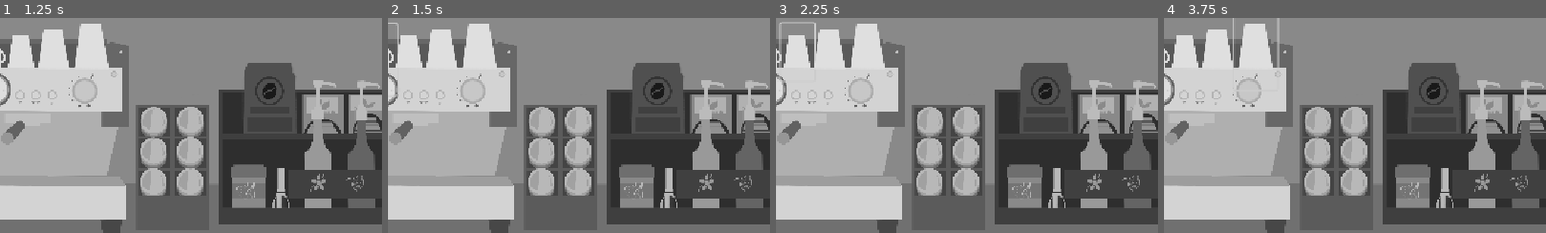
Above: before the commit, frames 1-4 (left to right).
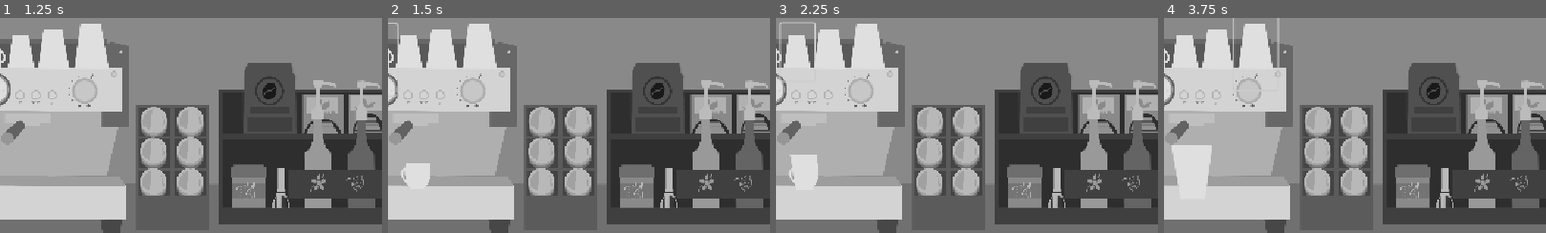
Above: after the commit, the same moments.

Repository: nyan-kaaaat/Mocha-and-Monsters
Game: Godot game, scene res://controller/MainMenu.tscn
Two runs of this game, one before a commit and one after it. Both use one fixed random seed, a clock stepped at 60 frames per second and the inputs below.
Inputs (mouse positions are % of the whole screen's width and height, from its top left):
- Up to frame 1 (1.25 s): click "Start" at 0.5 s
- Up to frame 2 (1.5 s): click (36, 27) at 1.25 s
- Up to frame 3 (2.25 s): click (40, 25) at 2 s
- Up to frame 4 (3.75 s): click (44, 24) at 2.75 s; click (49, 24) at 3.5 s
The pictures show only the part of the screen within x 37-87%, y 17-67%; the shares and areas given below are measured in that part.

Frame 1 is identical in both runs. In frame 2, 0.7% of the frame differs, in the area x 3-11%, y 67-79%; in frame 3, 1.0%; in frame 4, 1.7%, in the area x 2-13%, y 59-79%.

Commit message:
got all cup buttons to instantiate cup objects onto coffee stand and sucessfully transitioned the game into nighttime state using a timer

Diff:
--- /dev/null
+++ b/mocha-and-monsters-game/controller/cup_12_oz.tscn
@@ -0,0 +1,10 @@
+[gd_scene load_steps=2 format=3 uid="uid://cdihk8qdblm4j"]
+
+[ext_resource type="Texture2D" uid="uid://c343dfhclg88u" path="res://assets/coffeecups_mid.png" id="1_23aux"]
+
+[node name="Cup12Oz" type="Node2D"]
+
+[node name="Sprite2D" type="Sprite2D" parent="."]
+rotation = 3.1415927
+scale = Vector2(0.26, 0.263)
+texture = ExtResource("1_23aux")
--- /dev/null
+++ b/mocha-and-monsters-game/controller/cup_16_oz.tscn
@@ -0,0 +1,10 @@
+[gd_scene load_steps=2 format=3 uid="uid://bugltn5wp5yjj"]
+
+[ext_resource type="Texture2D" uid="uid://dgwy6y5vmsxuk" path="res://assets/coffeecups_large.png" id="1_ybv33"]
+
+[node name="Cup16Oz" type="Node2D"]
+
+[node name="Sprite2D" type="Sprite2D" parent="."]
+rotation = 3.1415927
+scale = Vector2(0.26, 0.263)
+texture = ExtResource("1_ybv33")
--- /dev/null
+++ b/mocha-and-monsters-game/controller/cup_20_oz.tscn
@@ -0,0 +1,10 @@
+[gd_scene load_steps=2 format=3 uid="uid://def0ts504hm3"]
+
+[ext_resource type="Texture2D" uid="uid://b3p8qbn41xxdu" path="res://assets/coffeecups_largest.png" id="1_rnxks"]
+
+[node name="Cup20Oz" type="Node2D"]
+
+[node name="Sprite2D" type="Sprite2D" parent="."]
+rotation = 3.1415927
+scale = Vector2(0.26, 0.263)
+texture = ExtResource("1_rnxks")
--- /dev/null
+++ b/mocha-and-monsters-game/controller/cup_8_oz.tscn
@@ -0,0 +1,10 @@
+[gd_scene load_steps=2 format=3 uid="uid://dqn30k8gxhw1"]
+
+[ext_resource type="Texture2D" uid="uid://c07uar85xrw0o" path="res://assets/coffeecups_small.png" id="1_6n27w"]
+
+[node name="Cup12Oz" type="Node2D"]
+
+[node name="Sprite2D" type="Sprite2D" parent="."]
+rotation = 3.1415927
+scale = Vector2(0.26, 0.263)
+texture = ExtResource("1_6n27w")
--- a/mocha-and-monsters-game/controller/game.gd
+++ b/mocha-and-monsters-game/controller/game.gd
@@ -3,9 +3,14 @@
 var order
 
 var cup4oz = preload("res://controller/cup_4_oz.tscn")
+var cup8oz = preload("res://controller/cup_8_oz.tscn")
+var cup12oz = preload("res://controller/cup_12_oz.tscn")
+var cup16oz = preload("res://controller/cup_16_oz.tscn")
+var cup20oz = preload("res://controller/cup_20_oz.tscn")
 
 func _ready() -> void:
 	order = Order.new()
+	$DaytimeTimer.start()
 
 # the buttons on the ingredients shelf node
 func _on_get_ingredient_pressed() -> void:
@@ -48,21 +53,31 @@
 func _on_cup_size_small_pressed() -> void:
 	# create cup object and change this to reflect the new
 	# object later
-	var cup4oz_instance = cup4oz.instantiate()
-	cup4oz_instance.position = Vector2(471.0, 343.0)
-	order.setCup(cup4oz_instance)
+	var cup8oz_instance = cup8oz.instantiate()
+	cup8oz_instance.position = Vector2(471.0, 343.0)
+	add_child(cup8oz_instance)
+	order.setCup(cup8oz_instance)
 
 
 func _on_cup_size_medium_pressed() -> void:
-	print("medium cup pressed")
+	var cup12oz_instance = cup12oz.instantiate()
+	cup12oz_instance.position = Vector2(471.0, 343.0)
+	add_child(cup12oz_instance)
+	order.setCup(cup12oz_instance)
 
 
 func _on_cup_size_large_pressed() -> void:
-	print("large cup pressed")
+	var cup16oz_instance = cup16oz.instantiate()
+	cup16oz_instance.position = Vector2(471.0, 343.0)
+	add_child(cup16oz_instance)
+	order.setCup(cup16oz_instance)
 
 
 func _on_cup_size_largest_pressed() -> void:
-	print("largest cup pressed")
+	var cup20oz_instance = cup20oz.instantiate()
+	cup20oz_instance.position = Vector2(471.0, 343.0)
+	add_child(cup20oz_instance)
+	order.setCup(cup20oz_instance)
 
 
 # UI dopdown buttons
@@ -76,3 +91,8 @@
 
 func _on_right_pressed() -> void:
 	print("right")
+
+# game transitions to night time, allowing player to shop
+# for stuff
+func _on_daytime_timer_timeout() -> void:
+	get_tree().change_scene_to_file("res://controller/night_time.tscn")
--- a/mocha-and-monsters-game/controller/game.tscn
+++ b/mocha-and-monsters-game/controller/game.tscn
@@ -11,8 +11,12 @@
 [ext_resource type="Texture2D" uid="uid://b2q4ccut1hv3g" path="res://assets/coffeebean.png" id="5_a0x3u"]
 [ext_resource type="Texture2D" uid="uid://b3p8qbn41xxdu" path="res://assets/coffeecups_largest.png" id="6_1jx18"]
 [ext_resource type="PackedScene" uid="uid://c7q0j183do25j" path="res://controller/cup_4_oz.tscn" id="8_1uis1"]
+[ext_resource type="PackedScene" uid="uid://dqn30k8gxhw1" path="res://controller/cup_8_oz.tscn" id="9_r5gwg"]
+[ext_resource type="PackedScene" uid="uid://cdihk8qdblm4j" path="res://controller/cup_12_oz.tscn" id="10_jgv1u"]
 [ext_resource type="Texture2D" uid="uid://bjrx0ds23n86o" path="res://assets/m&m_background.png" id="11_0bsjd"]
+[ext_resource type="PackedScene" uid="uid://bugltn5wp5yjj" path="res://controller/cup_16_oz.tscn" id="11_q1s1o"]
 [ext_resource type="Texture2D" uid="uid://crqaiakqdw0pu" path="res://assets/syrup_labels.png" id="12_2evmg"]
+[ext_resource type="PackedScene" uid="uid://def0ts504hm3" path="res://controller/cup_20_oz.tscn" id="12_c0t26"]
 [ext_resource type="Texture2D" uid="uid://bv4b3a5ieie72" path="res://assets/m&m_button.png" id="12_u7811"]
 [ext_resource type="Texture2D" uid="uid://dc1molk3jm47f" path="res://assets/matcha.png" id="13_1uis1"]
 [ext_resource type="Texture2D" uid="uid://byj81dicwphic" path="res://assets/tea.png" id="14_mtqyb"]
@@ -20,6 +24,7 @@
 [ext_resource type="PackedScene" uid="uid://bu53t2ydphxy5" path="res://controller/order.tscn" id="18_mtqyb"]
 [ext_resource type="Script" uid="uid://bleqtvrern3cj" path="res://controller/customer.gd" id="19_b6jee"]
 [ext_resource type="Script" uid="uid://bt42nlgrxv2hl" path="res://controller/character_1.gd" id="20_r5gwg"]
+[ext_resource type="PackedScene" uid="uid://cmps2a5qb3k1n" path="res://controller/night_time.tscn" id="25_q1s1o"]
 
 [sub_resource type="SpriteFrames" id="SpriteFrames_7x3b2"]
 animations = [{
@@ -71,7 +76,7 @@
 flat = true
 expand_icon = true
 
-[node name="CupSizeSmall" type="Button" parent="CoffeeMaker"]
+[node name="Cup8OzButton" type="Button" parent="CoffeeMaker"]
 layout_mode = 0
 offset_left = 388.0
 offset_top = 120.0
@@ -81,7 +86,7 @@
 flat = true
 expand_icon = true
 
-[node name="CupSizeMedium" type="Button" parent="CoffeeMaker"]
+[node name="Cup12OzButton" type="Button" parent="CoffeeMaker"]
 layout_mode = 0
 offset_left = 436.0
 offset_top = 119.0
@@ -92,7 +97,7 @@
 flat = true
 expand_icon = true
 
-[node name="CupSizeLarge" type="Button" parent="CoffeeMaker"]
+[node name="Cup16OzButton" type="Button" parent="CoffeeMaker"]
 layout_mode = 0
 offset_left = 481.0
 offset_top = 100.0
@@ -102,7 +107,7 @@
 flat = true
 expand_icon = true
 
-[node name="CupSizeLargest" type="Button" parent="CoffeeMaker"]
+[node name="Cup20OzButtton" type="Button" parent="CoffeeMaker"]
 layout_mode = 0
 offset_left = 535.0
 offset_top = 89.0
@@ -115,6 +120,18 @@
 [node name="Cup4Oz" parent="CoffeeMaker" instance=ExtResource("8_1uis1")]
 visible = false
 position = Vector2(471, 343)
+
+[node name="Cup8Oz" parent="CoffeeMaker" instance=ExtResource("9_r5gwg")]
+visible = false
+
+[node name="Cup12Oz" parent="CoffeeMaker" instance=ExtResource("10_jgv1u")]
+visible = false
+
+[node name="Cup16Oz" parent="CoffeeMaker" instance=ExtResource("11_q1s1o")]
+visible = false
+
+[node name="Cup20Oz" parent="CoffeeMaker" instance=ExtResource("12_c0t26")]
+visible = false
 
 [node name="Ingredient Cabinet" type="Control" parent="."]
 layout_mode = 3
@@ -262,11 +279,17 @@
 
 [node name="AudioStreamPlayer2D" type="AudioStreamPlayer2D" parent="Character1"]
 
+[node name="NightTime" parent="." instance=ExtResource("25_q1s1o")]
+visible = false
+
+[node name="DaytimeTimer" type="Timer" parent="."]
+wait_time = 10.0
+
 [connection signal="pressed" from="CoffeeMaker/Cup4OzButton" to="." method="_on_cup_size_pressed"]
-[connection signal="pressed" from="CoffeeMaker/CupSizeSmall" to="." method="_on_cup_size_small_pressed"]
-[connection signal="pressed" from="CoffeeMaker/CupSizeMedium" to="." method="_on_cup_size_medium_pressed"]
-[connection signal="pressed" from="CoffeeMaker/CupSizeLarge" to="." method="_on_cup_size_large_pressed"]
-[connection signal="pressed" from="CoffeeMaker/CupSizeLargest" to="." method="_on_cup_size_largest_pressed"]
+[connection signal="pressed" from="CoffeeMaker/Cup8OzButton" to="." method="_on_cup_size_small_pressed"]
+[connection signal="pressed" from="CoffeeMaker/Cup12OzButton" to="." method="_on_cup_size_medium_pressed"]
+[connection signal="pressed" from="CoffeeMaker/Cup16OzButton" to="." method="_on_cup_size_large_pressed"]
+[connection signal="pressed" from="CoffeeMaker/Cup20OzButtton" to="." method="_on_cup_size_largest_pressed"]
 [connection signal="pressed" from="Ingredient Cabinet/SyrupFlowerButton" to="." method="_on_get_ingredient_pressed"]
 [connection signal="pressed" from="Ingredient Cabinet/SyrupButtonBean" to="." method="_on_syrup_button_bean_pressed"]
 [connection signal="pressed" from="Ingredient Cabinet/SyrupButtonCube" to="." method="_on_syrup_button_cube_pressed"]
@@ -277,3 +300,4 @@
 [connection signal="pressed" from="UI/Up" to="." method="_on_up_pressed"]
 [connection signal="pressed" from="UI/Left" to="." method="_on_left_pressed"]
 [connection signal="pressed" from="UI/Right" to="." method="_on_right_pressed"]
+[connection signal="timeout" from="DaytimeTimer" to="." method="_on_daytime_timer_timeout"]
--- /dev/null
+++ b/mocha-and-monsters-game/controller/night_time.gd
@@ -0,0 +1 @@
+extends Node2D
--- /dev/null
+++ b/mocha-and-monsters-game/controller/night_time.tscn
@@ -0,0 +1,35 @@
+[gd_scene load_steps=3 format=3 uid="uid://cmps2a5qb3k1n"]
+
+[ext_resource type="Script" uid="uid://cujycu4naysys" path="res://controller/night_time.gd" id="1_600h6"]
+
+[sub_resource type="FontFile" id="FontFile_epbgh"]
+subpixel_positioning = 0
+msdf_pixel_range = 14
+msdf_size = 128
+cache/0/16/0/ascent = 0.0
+cache/0/16/0/descent = 0.0
+cache/0/16/0/underline_position = 0.0
+cache/0/16/0/underline_thickness = 0.0
+cache/0/16/0/scale = 1.0
+cache/0/20/0/ascent = 0.0
+cache/0/20/0/descent = 0.0
+cache/0/20/0/underline_position = 0.0
+cache/0/20/0/underline_thickness = 0.0
+cache/0/20/0/scale = 1.0
+cache/0/50/0/ascent = 0.0
+cache/0/50/0/descent = 0.0
+cache/0/50/0/underline_position = 0.0
+cache/0/50/0/underline_thickness = 0.0
+cache/0/50/0/scale = 1.0
+
+[node name="NightTime" type="Node2D"]
+script = ExtResource("1_600h6")
+
+[node name="Label" type="Label" parent="."]
+z_index = -3
+offset_right = 40.0
+offset_bottom = 23.0
+size_flags_horizontal = 4
+theme_override_fonts/font = SubResource("FontFile_epbgh")
+theme_override_font_sizes/font_size = 50
+text = "It's night time!! :D"
Not shown: 1 places in mocha-and-monsters-game/controller/game.tscn that only renumber resources
Not shown, added: mocha-and-monsters-game/controller/night_time.gd.uid
